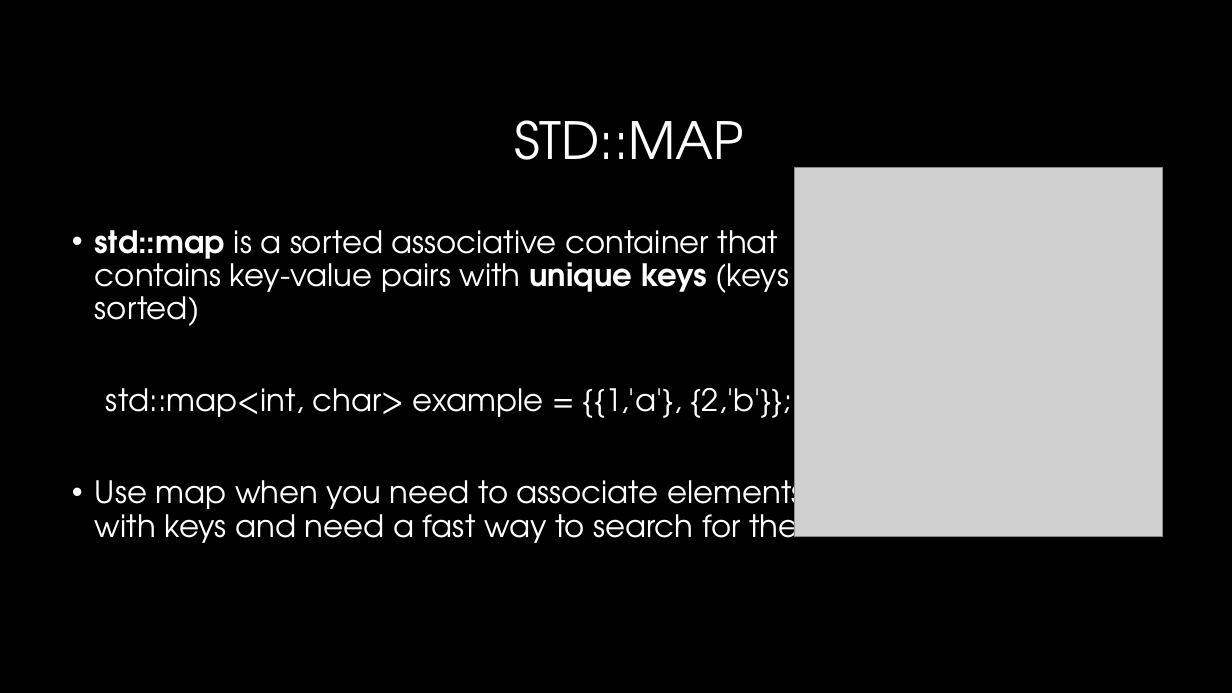
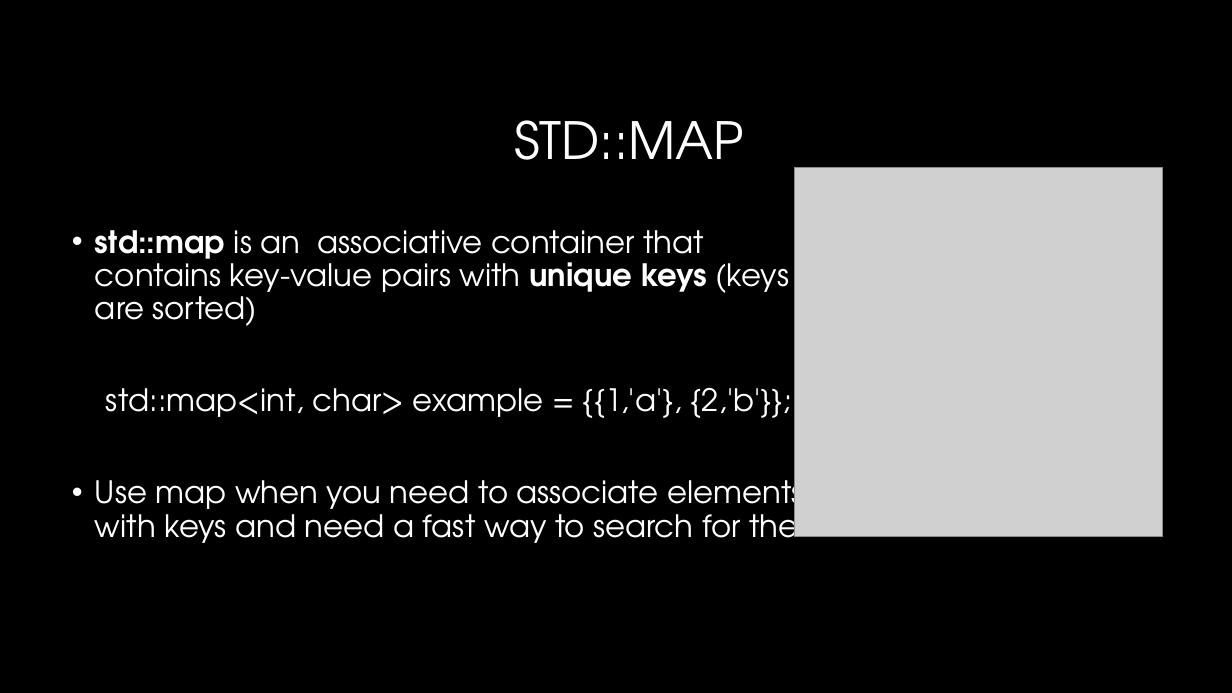
Before and after one commit to shachash1984/Tiltan_UnrealEngineCourse, a slide deck: slide 11 of Classes/Class_8/STL_Containers.pptx (slide 12 before the commit). Drawn at 1232x693 pixels with LibreOffice and Linux fonts; fonts in the diff are those of the drawing; grey boxes stand for pictures; background and template pictures are left out. Boxes give left, top, right and bottom in pixels: in the first picture for what was removed or moved away, otherwise in the second. Text is boxed around its words. In the diff, an @@ line names an element or a change of style, - is before the commit and + after.

```diff
--- a/Classes/Class_8/STL_Containers.pptx
+++ b/Classes/Class_8/STL_Containers.pptx
@@ text at <box>95,230,789,326</box>: text changed @@
-• std::map is a sorted associative container that contains key-value pairs with unique keys (keys are sorted)
+• std::map is an associative container that contains key-value pairs with unique keys (keys are sorted)
```
Also in this commit, not shown: 1 other slide changed, 1 slide removed, 5 other files.
